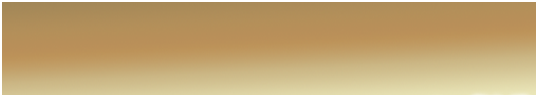
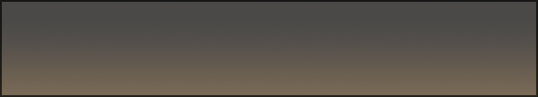
Two versions of the same layered image (538x97). Layer-by-layer changes:
added layer "Layer 4" (72%) above "Layer 3" over [0, 0, 538, 97]
"Layer 3": opacity 100% → 95%, painted on it over [0, 0, 538, 97]
